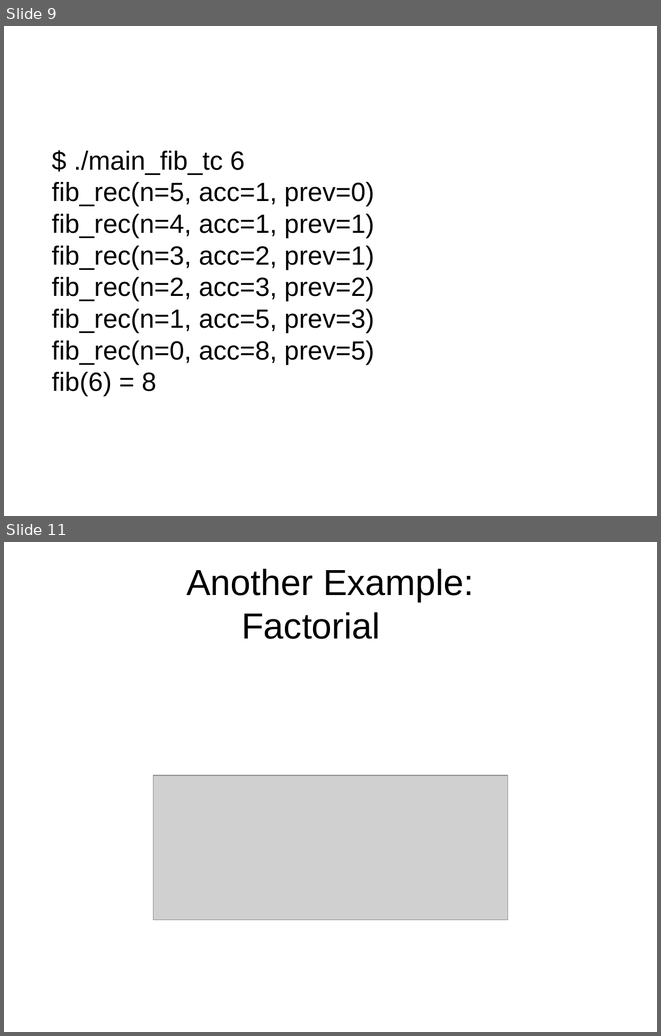
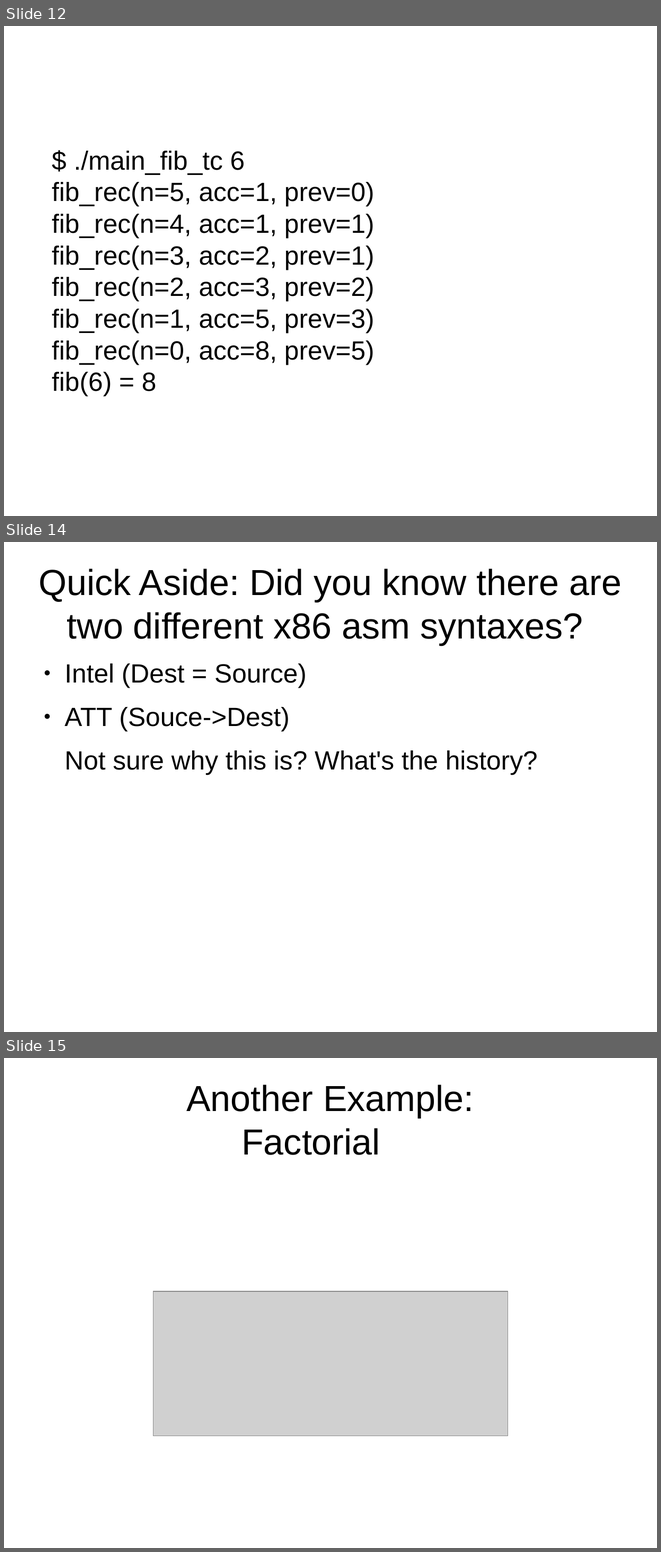
Before and after one commit to philtomson/TCO_in_gcc_talk, a slide deck: TCO_in_gcc.odp. Shown one above the other, each under a label of ours: slides 9 and 11 before the commit, slides 12, 14 and 15 after it; the slides between them are not shown. The pictures are 661x1036 and 661x1552 pixels, drawn with LibreOffice and Linux fonts; fonts in the diff are those of the drawing; grey boxes stand for pictures. Boxes give left, top, right and bottom in pixels: in the first picture for what was removed or moved away, otherwise in the second. Text is boxed around its words. In the diff, an @@ line names an element or a change of style, - is before the commit and + after.

```diff
--- a/TCO_in_gcc.odp
+++ b/TCO_in_gcc.odp
@@ slide 14 added at (4,542,657,1032), background #FFFFFF @@
@@ title added at (38,568,621,645), 44 pt, text #000000 @@
+Quick Aside: Did you know there are two different x86 asm syntaxes?
@@ text added at (64,663,538,774), 32 pt, text #000000 @@
+● Intel (Dest = Source)
+● ATT (Souce->Dest)
+Not sure why this is? What's the history?
@@ what was slide 9 is now slide 12 @@
@@ what was slide 11 is now slide 15 @@
```
Also in this commit, not shown: 8 slides changed, 3 other slides added, 3 other files.
